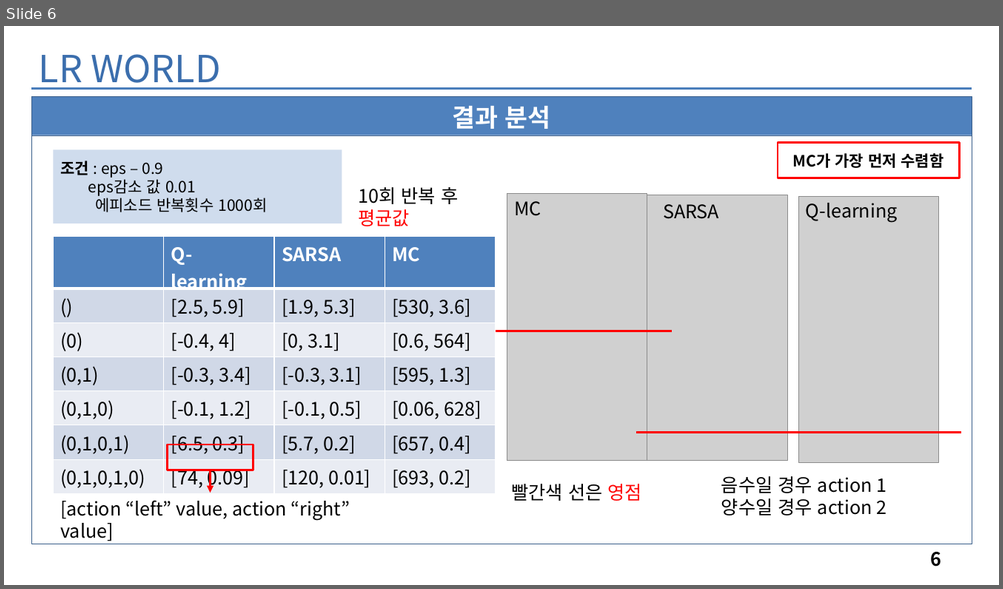
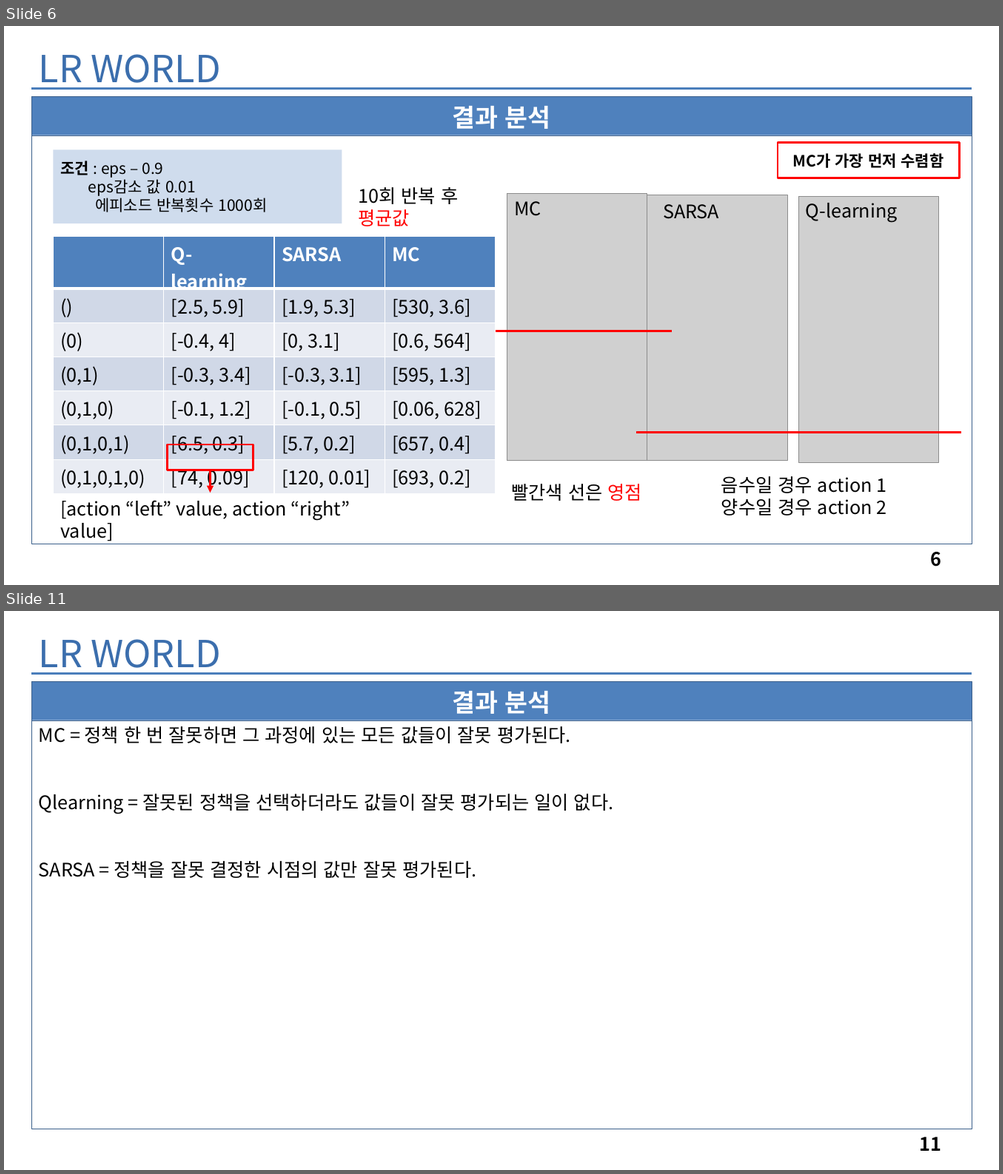
Before and after one commit to leegunwon/RLlearning, a slide deck: LR_WORLD.pptx. Shown one above the other, each under a label of ours: slide 6 before the commit, slides 6 and 11 after it; the slides between them are not shown. The pictures are 1003x589 and 1003x1174 pixels, drawn with LibreOffice and Linux fonts; fonts in the diff are those of the drawing; grey boxes stand for pictures. Boxes give left, top, right and bottom in pixels: in the first picture for what was removed or moved away, otherwise in the second. Text is boxed around its words. In the diff, an @@ line names an element or a change of style, - is before the commit and + after.

```diff
--- a/LR_WORLD.pptx
+++ b/LR_WORLD.pptx
@@ slide 11 added at (4, 611, 999, 1170), background #FFFFFF @@
@@ text added at (39, 639, 221, 675), 36 pt, text #3B6EAD @@
+LR WORLD
@@ line added from (31, 674) to (972, 674), #4B7EBC 2.25 pt @@
@@ rectangle added at (31, 681, 972, 720), fill #4F81BD, outline #3A5F8C 0.25 pt, 24 pt, text #FFFFFF, bold @@
+결과 분석
@@ rectangle added at (31, 721, 972, 1130), outline #3A5F8C 0.25 pt, 18 pt, text #000000 @@
+MC = 정책 한 번 잘못하면 그 과정에 있는 모든 값들이 잘못 평가된다.
+Qlearning = 잘못된 정책을 선택하더라도 값들이 잘못 평가되는 일이 없다.
+SARSA = 정책을 잘못 결정한 시점의 값만 잘못 평가된다.
@@ page number added at (919, 1137, 942, 1151), 18 pt, text #000000, bold @@
+11
```
Also in this commit, not shown: 2 slides changed, 4 other slides added.
